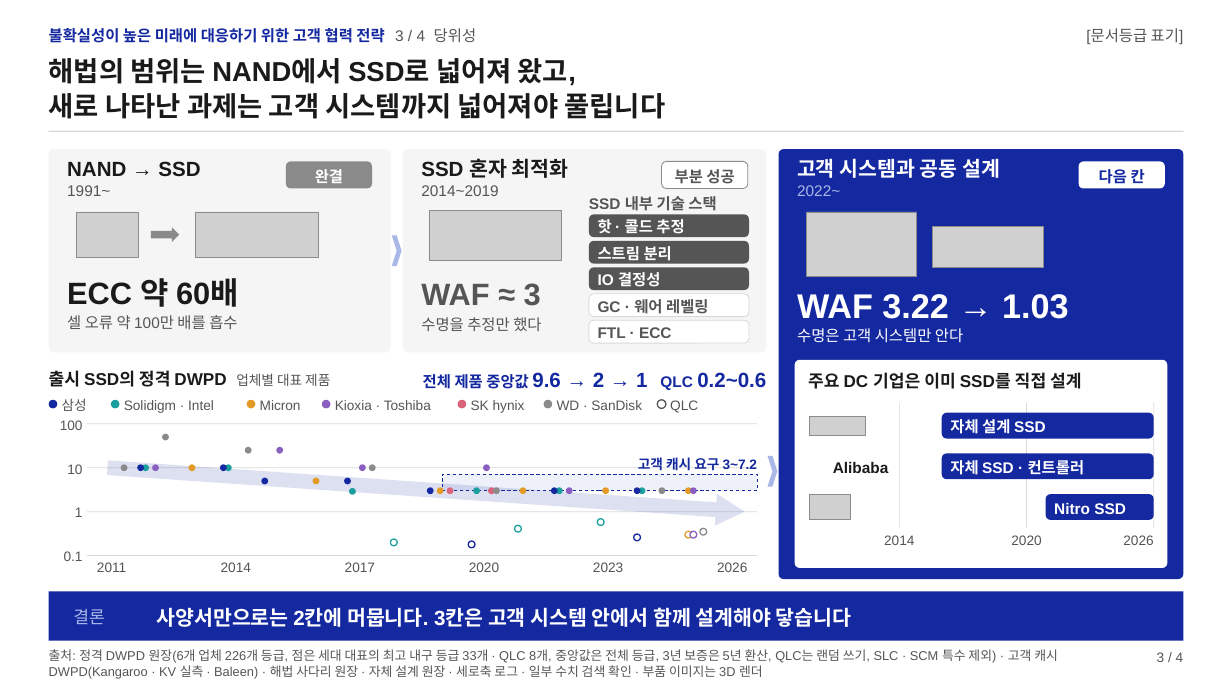
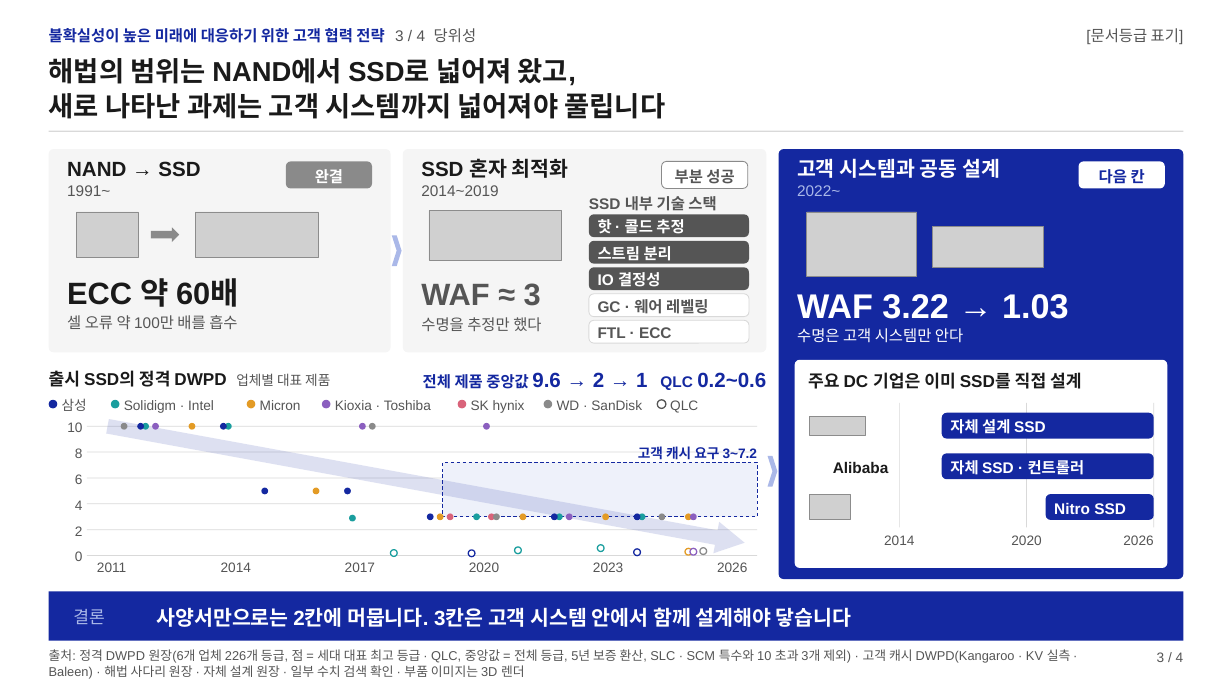
Before and after one commit to k31001/action-learning, a slide deck: slide 3 of outputs/presentation/ssd-future-ready-strategy.pptx. Drawn at 1232x693 pixels with LibreOffice and Linux fonts; fonts in the diff are those of the drawing; grey boxes stand for pictures; background and template pictures are left out. Boxes give left, top, right and bottom in pixels: in the first picture for what was removed or moved away, otherwise in the second. Text is boxed around its words. In the diff, an @@ line names an element or a change of style, - is before the commit and + after.

```diff
--- a/outputs/presentation/ssd-future-ready-strategy.pptx
+++ b/outputs/presentation/ssd-future-ready-strategy.pptx
@@ right arrow at [105, 411, 747, 559]: rotation 3 to 10 degrees @@
@@ text removed at [60, 420, 83, 430] @@
-100
@@ text added at [75, 448, 83, 458], 16 pt, text #555555 @@
+8
@@ ellipse: place and size @@
-ellipse at [162, 434, 169, 440]
+ellipse at [121, 423, 128, 430]
@@ 9 ellipses, 1 text: place and size @@
-9 ellipses, 1 text at [67, 464, 490, 474]
+9 ellipses, 1 text at [67, 422, 490, 432]
@@ ellipse removed at [245, 447, 251, 453] @@
@@ ellipse removed at [276, 447, 283, 453] @@
@@ text "고객 캐시 요구 3~7.2": place and size @@
-text "고객 캐시 요구 3~7.2" at [638, 457, 758, 471]
+text "고객 캐시 요구 3~7.2" at [638, 446, 758, 460]
@@ text added at [75, 474, 83, 484], 16 pt, text #555555 @@
+6
@@ rectangle added at [87, 452, 757, 452], fill #D9D9D9 @@
@@ ellipse removed at [121, 464, 128, 471] @@
@@ rectangle: place and size @@
-rectangle at [443, 474, 757, 491]
+rectangle at [443, 463, 757, 517]
@@ text removed at [75, 507, 83, 517] @@
-1
@@ text added at [75, 500, 83, 510], 16 pt, text #555555 @@
+4
@@ rectangle: place and size @@
-rectangle at [87, 511, 757, 512]
+rectangle at [87, 503, 757, 504]
@@ 5 ellipses, 1 rectangle: place and size @@
-5 ellipses, 1 rectangle at [87, 468, 757, 548]
+5 ellipses, 1 rectangle at [87, 477, 757, 557]
@@ text added at [75, 526, 83, 536], 16 pt, text #555555 @@
+2
@@ rectangle added at [87, 529, 757, 530], fill #D9D9D9 @@
@@ 18 ellipses: place and size @@
-18 ellipses at [349, 487, 697, 525]
+18 ellipses at [349, 514, 697, 551]
@@ text at [75, 551, 83, 561]: text changed @@
-0.1
+0
@@ ellipse: place and size @@
-ellipse at [514, 525, 521, 532]
+ellipse at [514, 547, 521, 554]
@@ 3 ellipses: place and size @@
-3 ellipses at [634, 531, 697, 541]
+3 ellipses at [634, 548, 697, 556]
@@ ellipse: place and size @@
-ellipse at [700, 529, 707, 535]
+ellipse at [700, 548, 707, 554]
@@ text at [49, 649, 1071, 679]: text changed @@
-출처: 정격 DWPD 원장(6개 업체 226개 등급, 점은 세대 대표의 최고 내구 등급 33개 · QLC 8개, 중앙값은 전체 등급, 3년 보증은 5년 환산, QLC는 랜덤 쓰기, SLC · SCM 특수 제외) · 고객 캐시 DWPD(Kangaroo · KV 실측 · Baleen) · 해법 사다리 원장 · 자체 설계 원장 · 세로축 로그 · 일부 수치 검색 확인 · 부품 이미지는 3D 렌더
+출처: 정격 DWPD 원장(6개 업체 226개 등급, 점 = 세대 대표 최고 등급 · QLC, 중앙값 = 전체 등급, 5년 보증 환산, SLC · SCM 특수와 10 초과 3개 제외) · 고객 캐시 DWPD(Kangaroo · KV 실측 · Baleen) · 해법 사다리 원장 · 자체 설계 원장 · 일부 수치 검색 확인 · 부품 이미지는 3D 렌더
```
Also in this commit, not shown: 5 other files.
